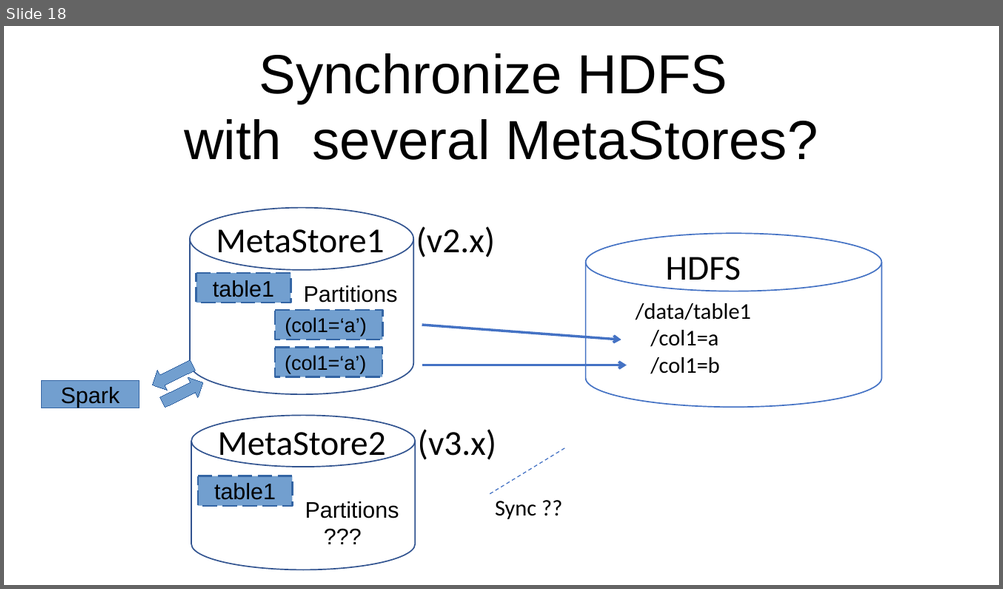
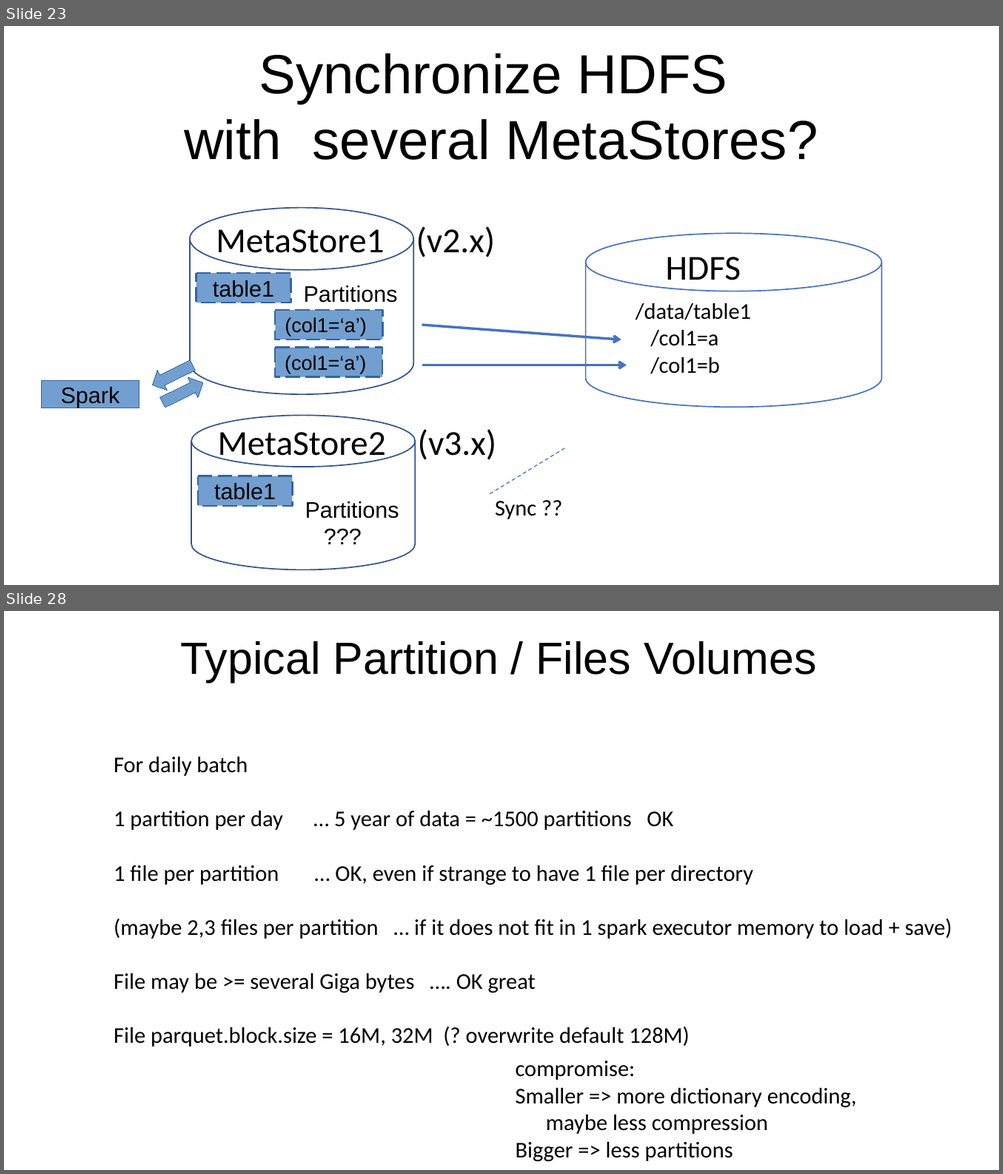
Before and after one commit to Arnaud-Nauwynck/presentations, a slide deck: pres-bigdata/BigData-4-hadoop-parquet-spark.pptx. Shown one above the other, each under a label of ours: slide 18 before the commit, slides 23 and 28 after it; the slides between them are not shown. The pictures are 1003x589 and 1003x1174 pixels, drawn with LibreOffice and Linux fonts; fonts in the diff are those of the drawing. Boxes give left, top, right and bottom in pixels: in the first picture for what was removed or moved away, otherwise in the second. Text is boxed around its words. In the diff, an @@ line names an element or a change of style, - is before the commit and + after.

```diff
--- a/pres-bigdata/BigData-4-hadoop-parquet-spark.pptx
+++ b/pres-bigdata/BigData-4-hadoop-parquet-spark.pptx
@@ slide 28 added at <box>4,611,999,1170</box>, background #FFFFFF @@
@@ text added at <box>180,641,817,683</box>, 36 pt, text #000000 @@
+Typical Partition / Files Volumes
@@ text added at <box>114,757,952,1047</box>, 18 pt, text #000000 @@
+For daily batch
+1 partition per day … 5 year of data = ~1500 partitions OK
+1 file per partition … OK, even if strange to have 1 file per directory
+(maybe 2,3 files per partition … if it does not fit in 1 spark executor memory to load + save)
+File may be >= several Giga bytes …. OK great
+File parquet.block.size = 16M, 32M (? overwrite default 128M)
@@ text added at <box>515,1061,856,1162</box>, 18 pt, text #000000 @@
+compromise:
+Smaller => more dictionary encoding,
+maybe less compression
+Bigger => less partitions
@@ what was slide 18 is now slide 23 @@
```
Also in this commit, not shown: 5 slides changed, 8 other slides added, 1 slide removed.
